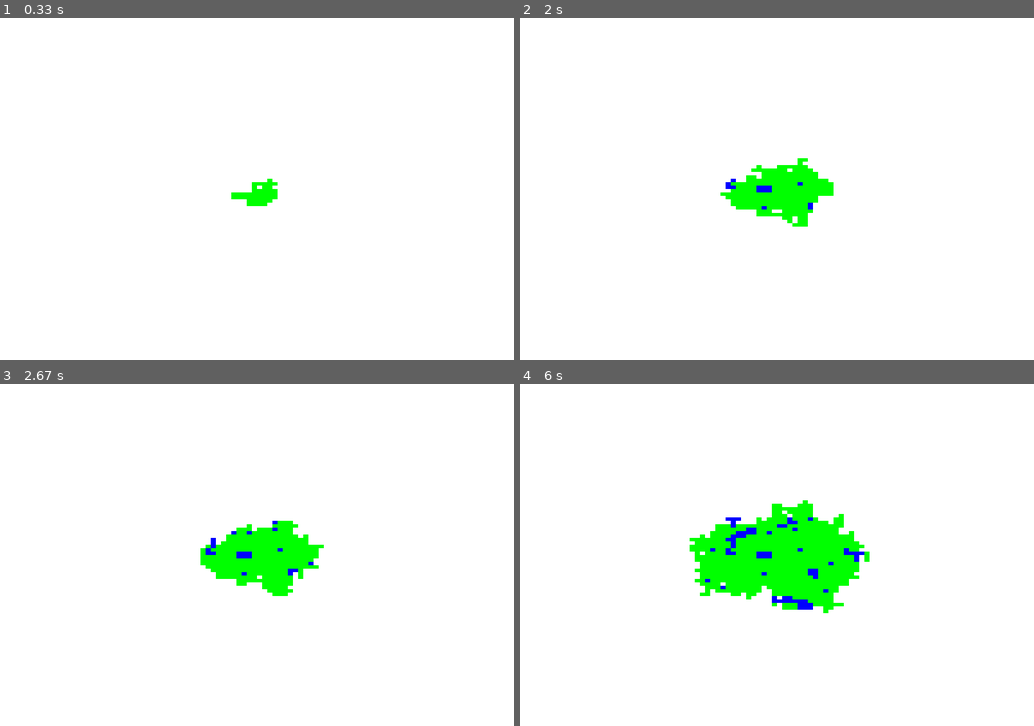
Above: before the commit, frames 1-4 (two rows, left to right).
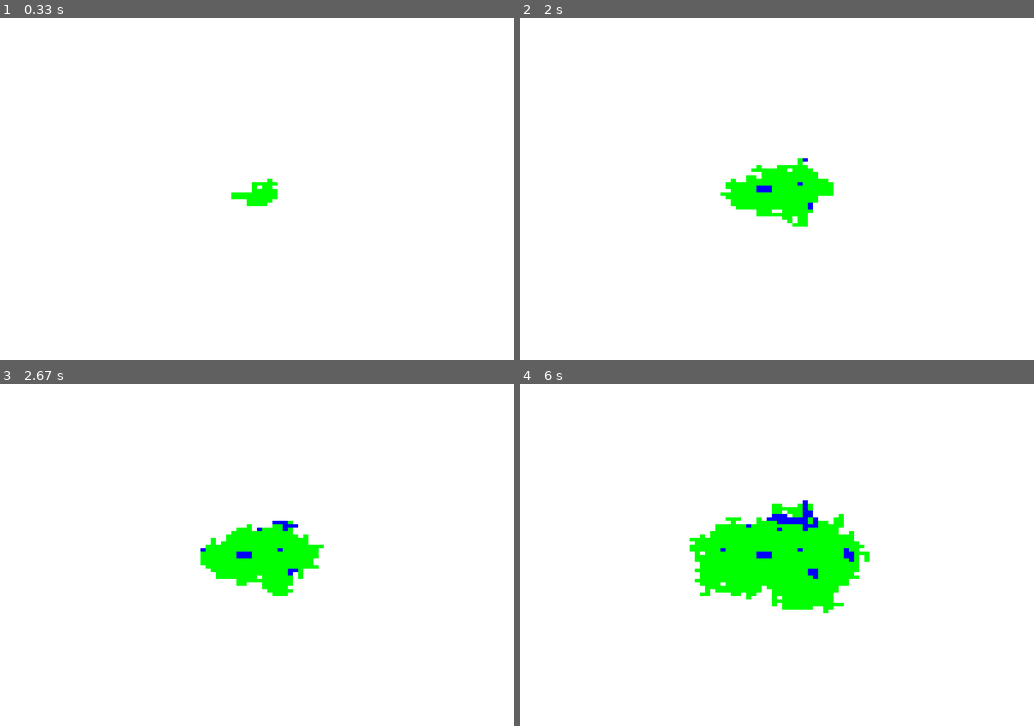
Above: after the commit, the same moments.

Repository: NossairErrahmani/PythonExperiments
Game: pygame game, started from Pygame/MapGenerator.py
The game is run twice, just before and just after one commit, with the same random seed, the same clock (stepped at 60 frames per second) and the same inputs.
Inputs:
- Up to frame 1 (0.33 s): no input
- Up to frame 2 (2 s): no input
- Up to frame 3 (2.67 s): no input
- Up to frame 4 (6 s): no input

Frame 1 is identical in both runs. In frame 2, less than 0.1% of the frame differs, in the area x 40-56%, y 41-56%; in frame 3, 0.2%; in frame 4, 0.9%, in the area x 36-67%, y 34-66%.

Commit message:
Billard game plus Map generator tweaks

Diff:
--- /dev/null
+++ b/Pygame/Billard.py
@@ -0,0 +1,125 @@
+import sys
+import time
+import pygame
+from pygame.locals import *
+import random
+import math
+from playsound import  playsound
+import threading
+
+def sound(filename):
+    threading.Thread(target=playsound, args=(filename,), daemon=True).start()
+
+pygame.init()
+
+fps =60
+fpsClock = pygame.time.Clock()
+
+width, height = 1200, 600
+screen = pygame.display.set_mode((width, height))
+black = (0,0,0)
+white = (255,255,255)
+red = (255, 0, 0)
+green = (0, 155, 0)
+blue = (0, 0, 255)
+colors=[black,red,green,blue]
+
+ballpos=(width//2,height//2)
+clickpos=(0,0)
+speed_amount=9
+speed = [speed_amount,speed_amount]
+radius = 20
+
+def getPos():
+    pos = pygame.mouse.get_pos()
+    return (pos)
+
+def draw_ball(pos,radius):
+    pygame.draw.circle(screen, white, pos, radius)
+
+def ball_angle(ballposition, clickposition):
+    dx = ballposition[0] - clickposition[0]
+    dy = ballposition[1] - clickposition[1]
+    dist= math.sqrt(math.pow(dx,2)+math.pow(dy,2))
+    return(dx/dist, dy/dist)
+
+def update_ball(ballposition, delta):
+    return (ballposition[0]+delta[0],ballposition[1]+delta[1])
+
+def hit_bounds(ballposition,radius,speedvector,w,h):
+    if (ballposition[0]-radius<0) or (ballposition[0]+radius>w):
+        sound('BillardSounds/bound.wav')
+        return (-speedvector[0],speedvector[1])
+
+    if (ballposition[1] - radius < 0) or (ballposition[1] + radius > h):
+        sound('BillardSounds/bound.wav')
+        return (speedvector[0], -speedvector[1])
+    return speedvector
+
+def dist_two_points(ballposition, targetposition):
+    return math.sqrt(math.pow(ballposition[0]-targetposition[0],2)+math.pow(ballposition[1]-targetposition[1],2))
+
+delta=(0,0)
+
+
+def targets_level(n):
+    target_activation={}
+    target_list=[]
+    for i in range(n):
+        t=(random.randint(target_radius,width-target_radius),random.randint(target_radius,height-target_radius))
+        while t in target_list:
+            t = (random.randint(target_radius, width - target_radius), random.randint(target_radius, height - target_radius))
+        target_list.append(t)
+    for t in target_list:
+        target_activation[t]=1
+    return target_list,target_activation
+
+target_radius = 10
+target_activation = {}
+level = 2
+level_done = 1
+
+# Game loop.
+while True:
+    screen.fill(black)
+    delta = hit_bounds(ballpos, radius, delta, width, height)
+    ballpos=(ballpos[0]+delta[0],ballpos[1]+delta[1])
+    draw_ball(ballpos,radius)
+
+    if level_done==1:
+        targets,target_activation=targets_level(level)
+        level+=1
+        level_done=0
+
+    for targ in targets:
+        if dist_two_points(ballpos,targ) < radius + target_radius and target_activation[targ]==1:
+            target_activation[targ]=0
+            sound('BillardSounds/bling.wav')
+        if target_activation[targ]==1:
+            draw_ball(targ,target_radius)
+
+    for event in pygame.event.get():
+        if event.type == QUIT:
+            sys.exit()
+            pygame.quit()
+        if event.type == pygame.MOUSEBUTTONUP and event.button == 1:
+            angle = ball_angle(ballpos, getPos())
+            delta = (angle[0] * speed[0], angle[1] * speed[1])
+            sound('BillardSounds/go.wav')
+        if event.type == pygame.MOUSEBUTTONUP and event.button == 3:
+            angle = ball_angle(ballpos, getPos())
+            delta = (- angle[0] * speed[0],- angle[1] * speed[1])
+            sound('BillardSounds/back.wav')
+
+    score=0
+    for t in targets:
+        score+=target_activation[t]
+    if score == 0:
+        level_done=1
+        sound('BillardSounds/win.wav')
+
+    # Update.
+
+
+    pygame.display.flip()
+    fpsClock.tick(fps)
--- a/Pygame/MapGenerator.py
+++ b/Pygame/MapGenerator.py
@@ -21,8 +21,9 @@
 blue = (0, 0, 255)
 
 colors=[green,blue]
-color_weights_land=[97,3]
-color_weights_water=[25,75]
+#199 1 and 10 90 for lakes, 99 1 and 15 85 for smaller ones/rivers
+color_weights_land=[99,1]
+color_weights_water=[15,85]
 
 f,r=100,100
 
@@ -66,7 +67,7 @@
 
     drawing(f,r,points)
     frame+=1
-    if frame == 1000 :
+    if frame == 10000 :
         pygame.image.save(screen,'map.jpg')
         sys.exit()
         pygame.quit()
